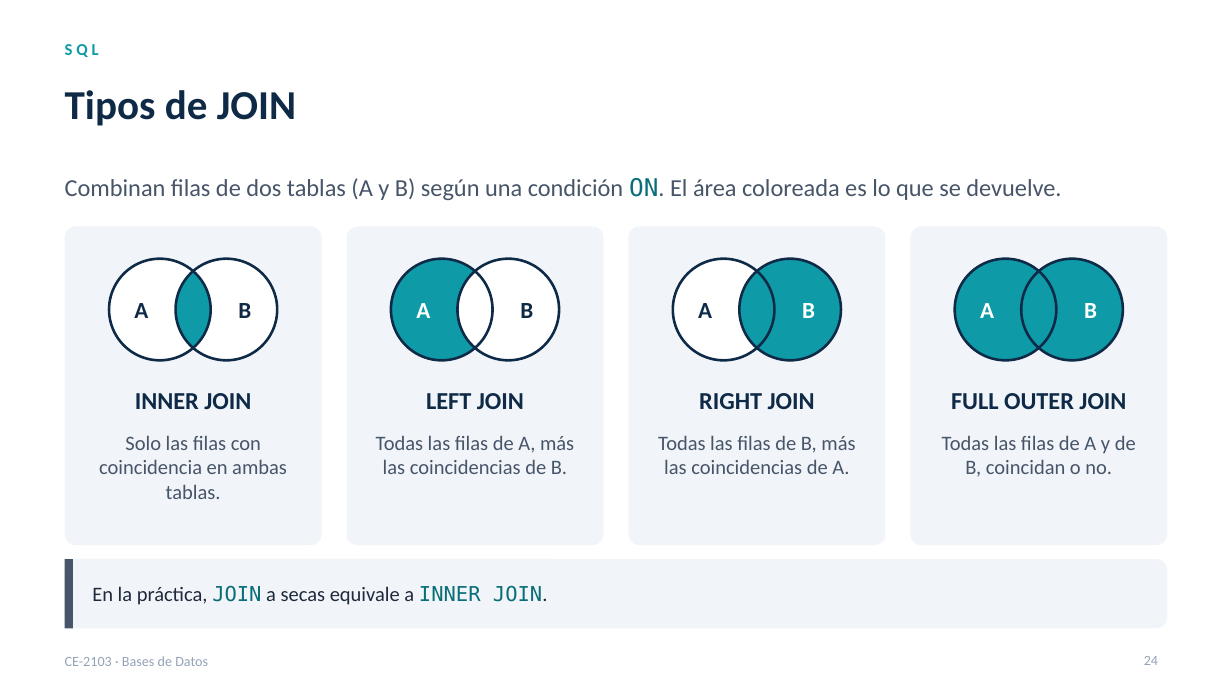
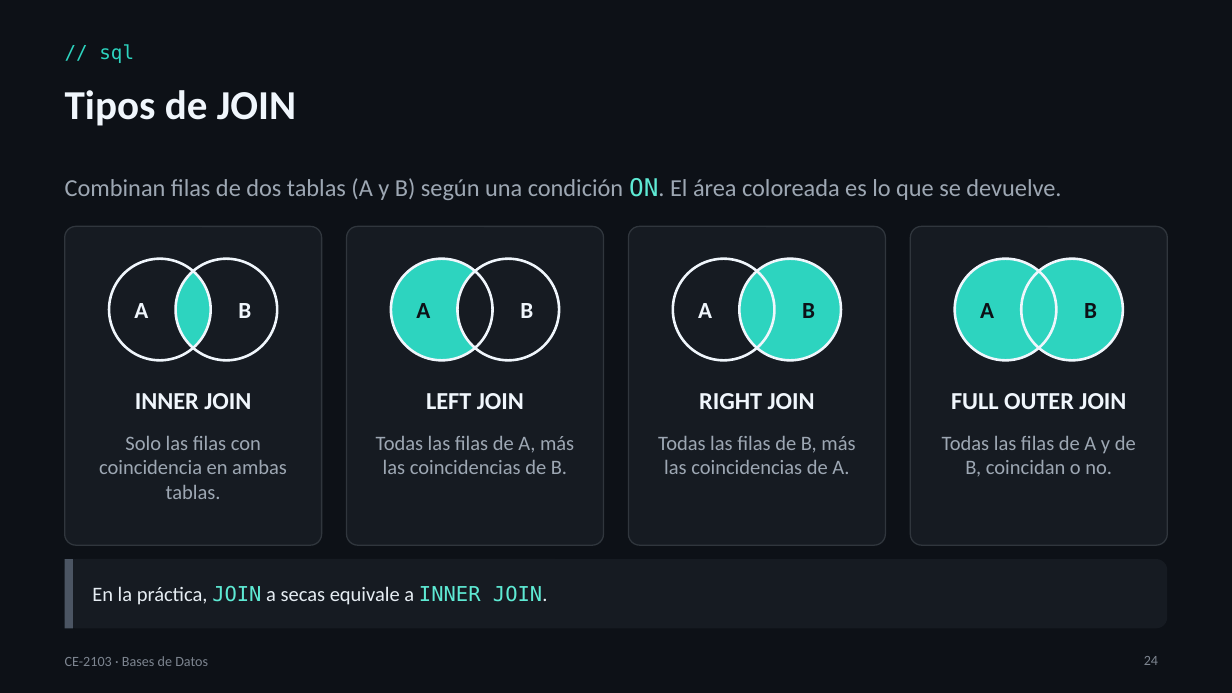
Before and after one commit to itcr-computer-engineering/data-structures-and-algorithms, a slide deck: slide 24 of presentaciones/ce-2103/Lección 08 - Bases de Datos.pptx. Drawn at 1232x693 pixels with LibreOffice and Linux fonts; fonts in the diff are those of the drawing. Boxes give left, top, right and bottom in pixels: in the first picture for what was removed or moved away, otherwise in the second. Text is boxed around its words. In the diff, an @@ line names an element or a change of style, - is before the commit and + after.

```diff
--- a/presentaciones/ce-2103/Lección 08 - Bases de Datos.pptx
+++ b/presentaciones/ce-2103/Lección 08 - Bases de Datos.pptx
@@ background #FFFFFF to #0D1117 @@
@@ text "// sql" at box(99, 44, 134, 63): vertical alignment top to middle @@
@@ text at box(99, 44, 134, 63): text changed; size 13 to 15 pt; font Calibri to DejaVu Sans Mono; text colour #0E9AA7 to #2DD4BF; bold off @@
-SQL
+// sql
@@ text "Combinan filas de dos tablas ..." at box(65, 178, 1061, 200): text colour #475569 to #9DA7B3; text colour #0A6E78 to #5EEAD4 in "ON." @@
@@ fill #F1F5F9 to #161B22; outline none to #30363D 1 pt in 4 elements at box(65, 226, 322, 545), box(347, 226, 604, 545), box(628, 226, 885, 545), box(910, 226, 1167, 545) @@
@@ fill #FFFFFF to #161B22 in 4 elements at box(109, 259, 211, 360), box(176, 259, 277, 360), box(457, 259, 559, 360), box(673, 259, 775, 360) @@
@@ fill #0E9AA7 to #2DD4BF in 5 elements at box(176, 271, 211, 348), box(391, 259, 493, 360), box(739, 259, 841, 360), box(955, 259, 1056, 360), box(1021, 259, 1123, 360) @@
@@ outline #0F2A47 2 pt to #F0F6FC 2 pt in 8 elements at box(109, 259, 211, 360), box(176, 259, 277, 360), box(391, 259, 493, 360), box(457, 259, 559, 360), box(673, 259, 775, 360), box(739, 259, 841, 360), box(955, 259, 1056, 360), box(1021, 259, 1123, 360) @@
@@ text colour #FFFFFF to #0D1117 in 4 elements at box(416, 303, 430, 318), box(802, 303, 815, 318), box(980, 303, 994, 318), box(1084, 303, 1097, 318) @@
@@ text colour #0F2A47 to #F0F6FC in 9 elements at box(65, 90, 296, 126), box(134, 303, 148, 318), box(238, 303, 251, 318), box(135, 393, 251, 409), box(520, 303, 533, 318), box(426, 393, 524, 409), box(698, 303, 712, 318), box(699, 393, 815, 409), box(951, 393, 1126, 409) @@
@@ text colour #475569 to #9DA7B3 in 4 elements at box(99, 436, 287, 499), box(376, 436, 574, 474), box(658, 436, 855, 474), box(942, 436, 1136, 476) @@
@@ rounded rectangle at box(65, 559, 1167, 628): fill #F1F5F9 to #161B22 @@
@@ rectangle at box(65, 559, 73, 628): fill #475569 to #4B5563 @@
@@ text "En la práctica, JOIN a ..." at box(92, 585, 548, 605): text colour #1E293B to #E6EDF3 in "En la práctica, a secas equivale a ..."; text colour #0A6E78 to #5EEAD4 in "JOIN INNER JOIN." @@
@@ text "CE-2103 · Bases de Datos" at box(65, 656, 208, 666): text colour #94A3B8 to #7D8590 @@
@@ page number at box(1144, 656, 1158, 665): text colour #94A3B8 to #7D8590 @@
```
Also in this commit, not shown: 29 other slides changed, 11 slides added, 8 other files.
